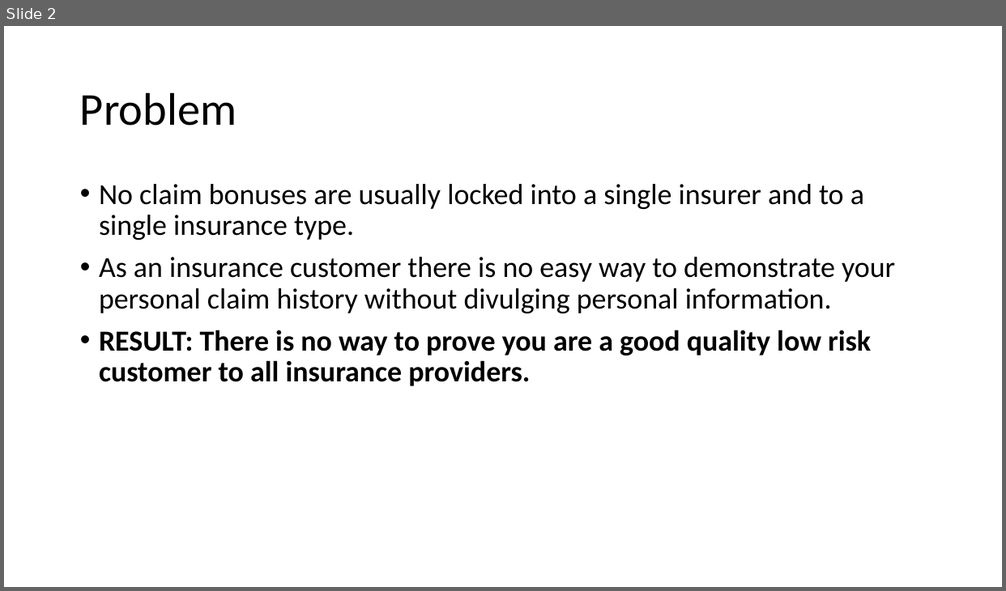
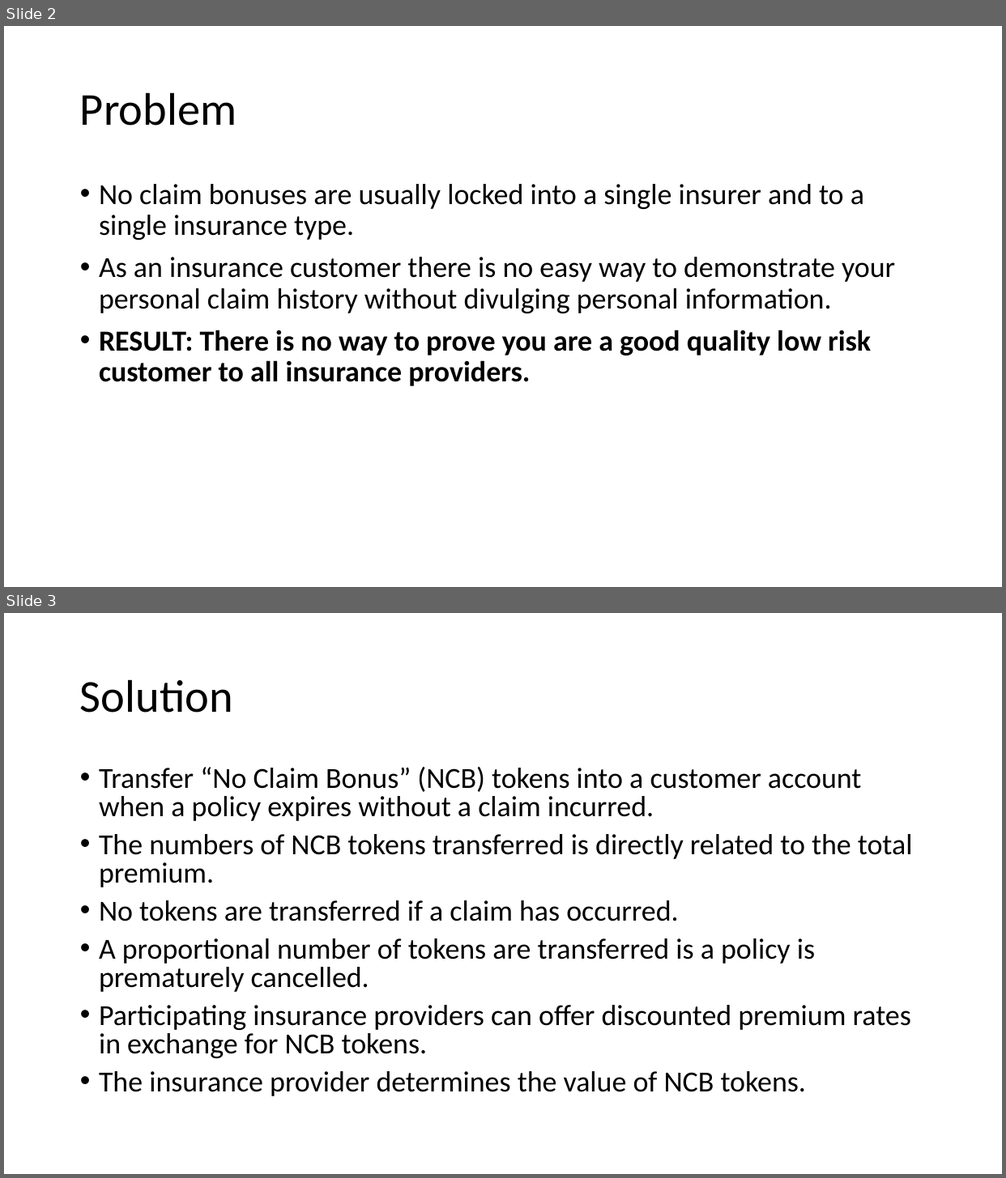
Before and after one commit to divsinghal/Claimless, a slide deck: Claimless - Pitch.pptx. Shown one above the other, each under a label of ours: slide 2 before the commit, slides 2 and 3 after it. The pictures are 1006x591 and 1006x1178 pixels, drawn with LibreOffice and Linux fonts; fonts in the diff are those of the drawing. Boxes give left, top, right and bottom in pixels: in the first picture for what was removed or moved away, otherwise in the second. Text is boxed around its words. In the diff, an @@ line names an element or a change of style, - is before the commit and + after.

Commit message:
Added solution page to pitch

```diff
--- a/Claimless - Pitch.pptx
+++ b/Claimless - Pitch.pptx
@@ slide 3 added at box(4, 613, 1002, 1174), background #FFFFFF @@
@@ title added at box(80, 679, 233, 713), 44 pt, text #000000 @@
+Solution
@@ text added at box(99, 767, 913, 1097), 28 pt, text #000000 @@
+• Transfer “No Claim Bonus” (NCB) tokens into a customer account when a policy expires without a claim incurred.
+• The numbers of NCB tokens transferred is directly related to the total premium.
+• No tokens are transferred if a claim has occurred.
+• A proportional number of tokens are transferred is a policy is prematurely cancelled.
+• Participating insurance providers can offer discounted premium rates in exchange for NCB tokens.
+• The insurance provider determines the value of NCB tokens.
```
